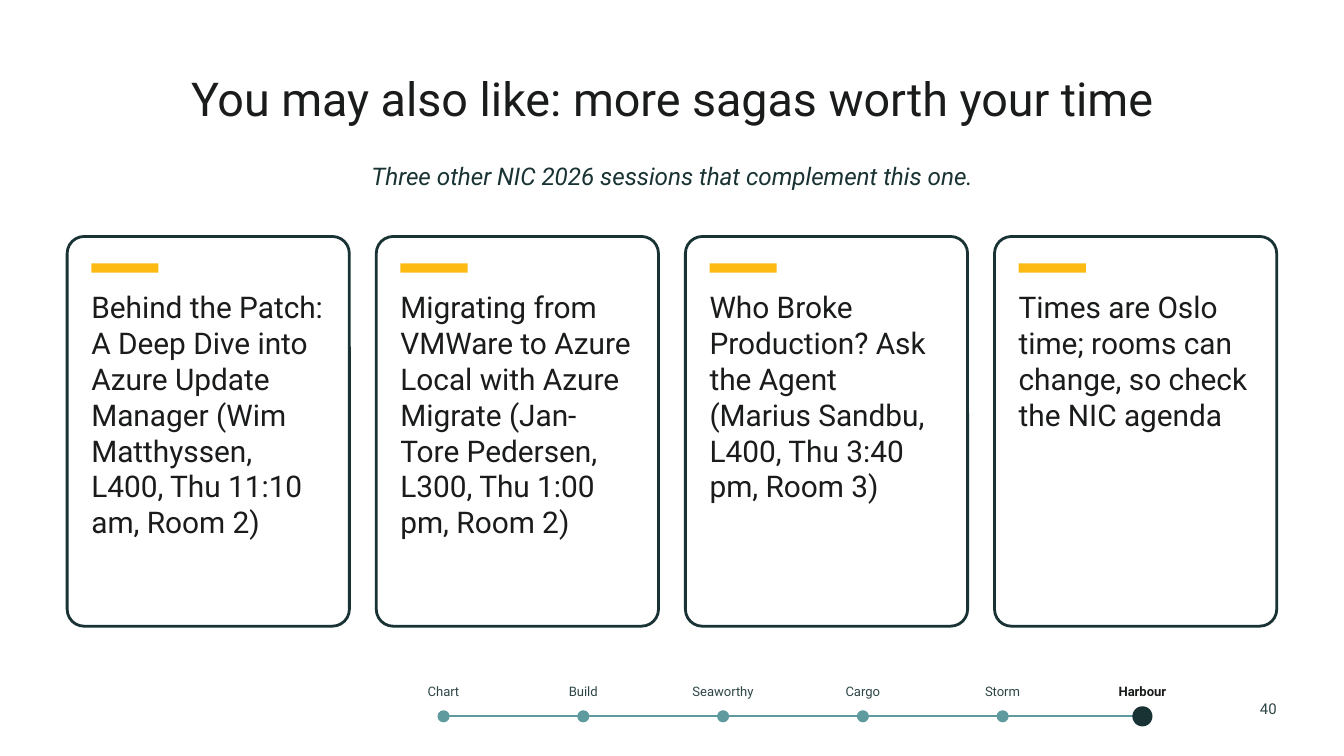
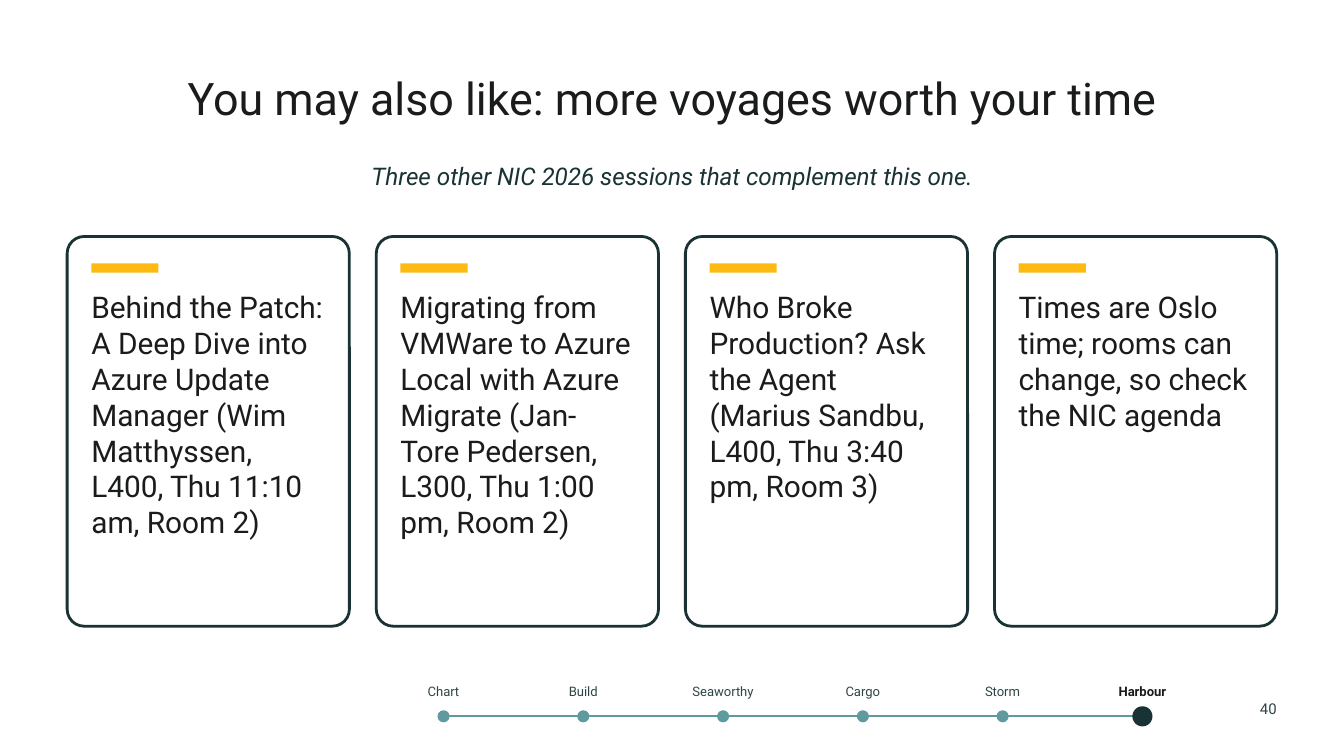
Before and after one commit to thisismydemo/nic2026_azl, a slide deck: slide 40 of presentation/Azure_Local_Discovery_to_Day2_NIC2026.pptx. Drawn at 1344x756 pixels with LibreOffice and Linux fonts; fonts in the diff are those of the drawing; background and template pictures are left out. Boxes give left, top, right and bottom in pixels: in the first picture for what was removed or moved away, otherwise in the second. Text is boxed around its words. In the diff, an @@ line names an element or a change of style, - is before the commit and + after.

```diff
--- a/presentation/Azure_Local_Discovery_to_Day2_NIC2026.pptx
+++ b/presentation/Azure_Local_Discovery_to_Day2_NIC2026.pptx
@@ title at [188,81,1156,125]: text changed; size 25 to 24 pt @@
-You may also like: more sagas worth your time
+You may also like: more voyages worth your time
```
Also in this commit, not shown: 5 other slides changed, 7 other files.
